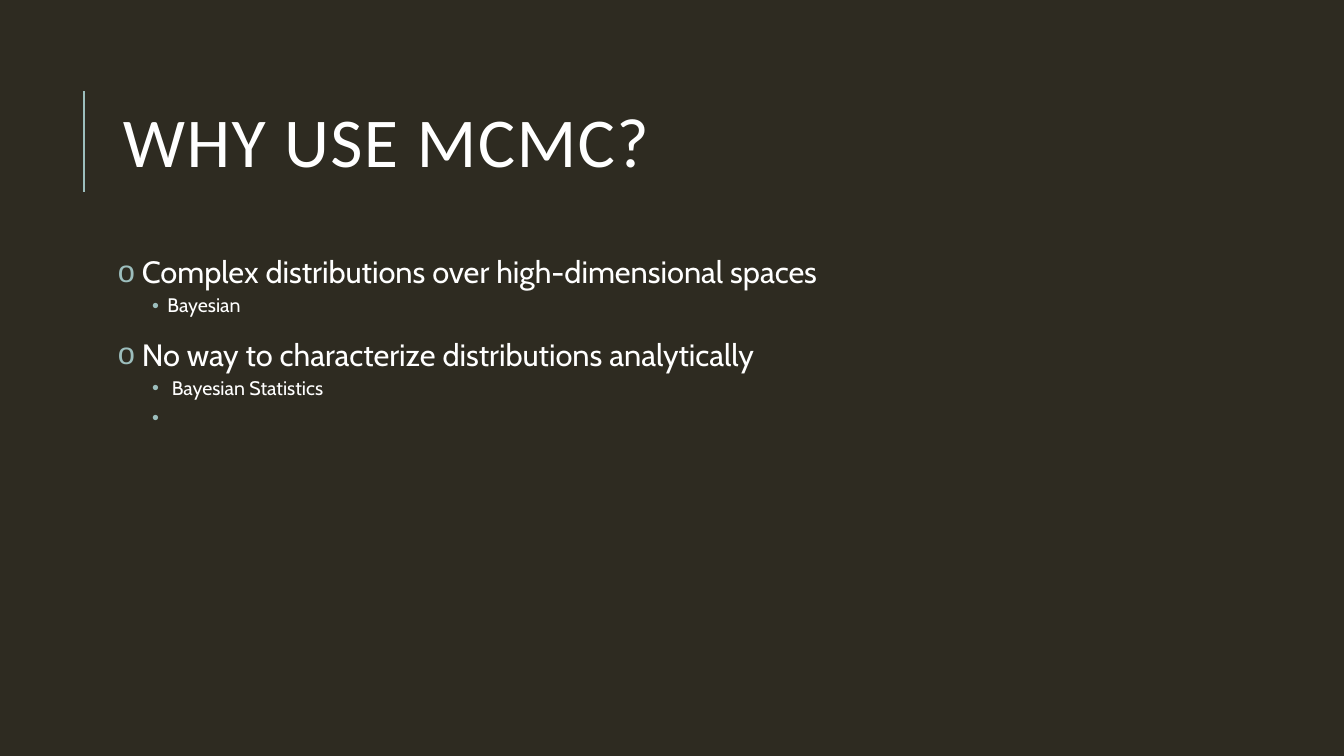
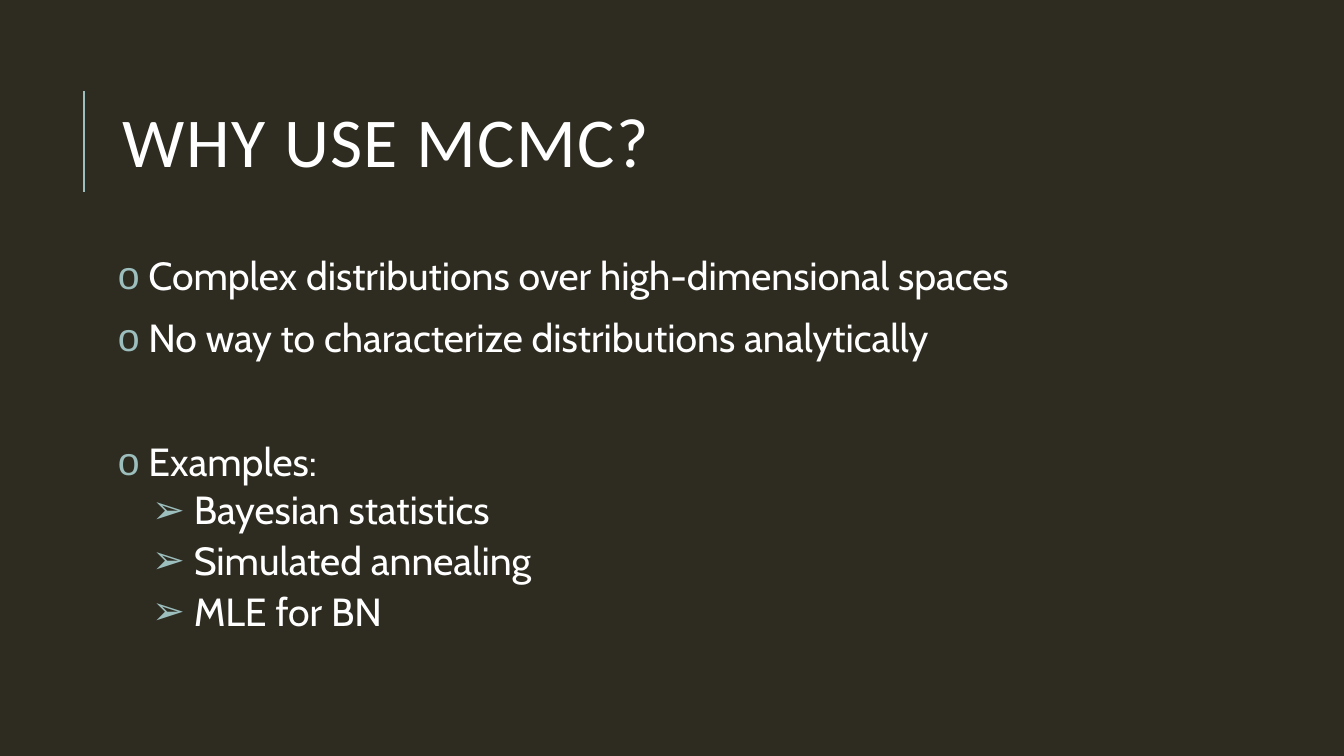
Before and after one commit to mblai35/Homework-Repo, a slide deck: slide 2 of MCMCpresentation.pptx. Drawn at 1344x756 pixels with LibreOffice and Linux fonts; fonts in the diff are those of the drawing. Boxes give left, top, right and bottom in pixels: in the first picture for what was removed or moved away, otherwise in the second. Text is boxed around its words. In the diff, an @@ line names an element or a change of style, - is before the commit and + after.

```diff
--- a/MCMCpresentation.pptx
+++ b/MCMCpresentation.pptx
@@ text at (148,260,1009,362): size 22 to 28 pt in "Complex distributions over high-dimensional spaces", "No way to characterize distributions analytically" @@
@@ text at (167,298,240,317): paragraph removed @@
-    • Bayesian
@@ text at (148,446,531,627): text changed; size 14 to 28 pt @@
-    • Bayesian Statistics
+o Examples:
+    ➢ Bayesian statistics
+    ➢ Simulated annealing
+    ➢ MLE for BN
```
Also in this commit, not shown: 3 other slides changed, 6 slides added, 1 other file.
